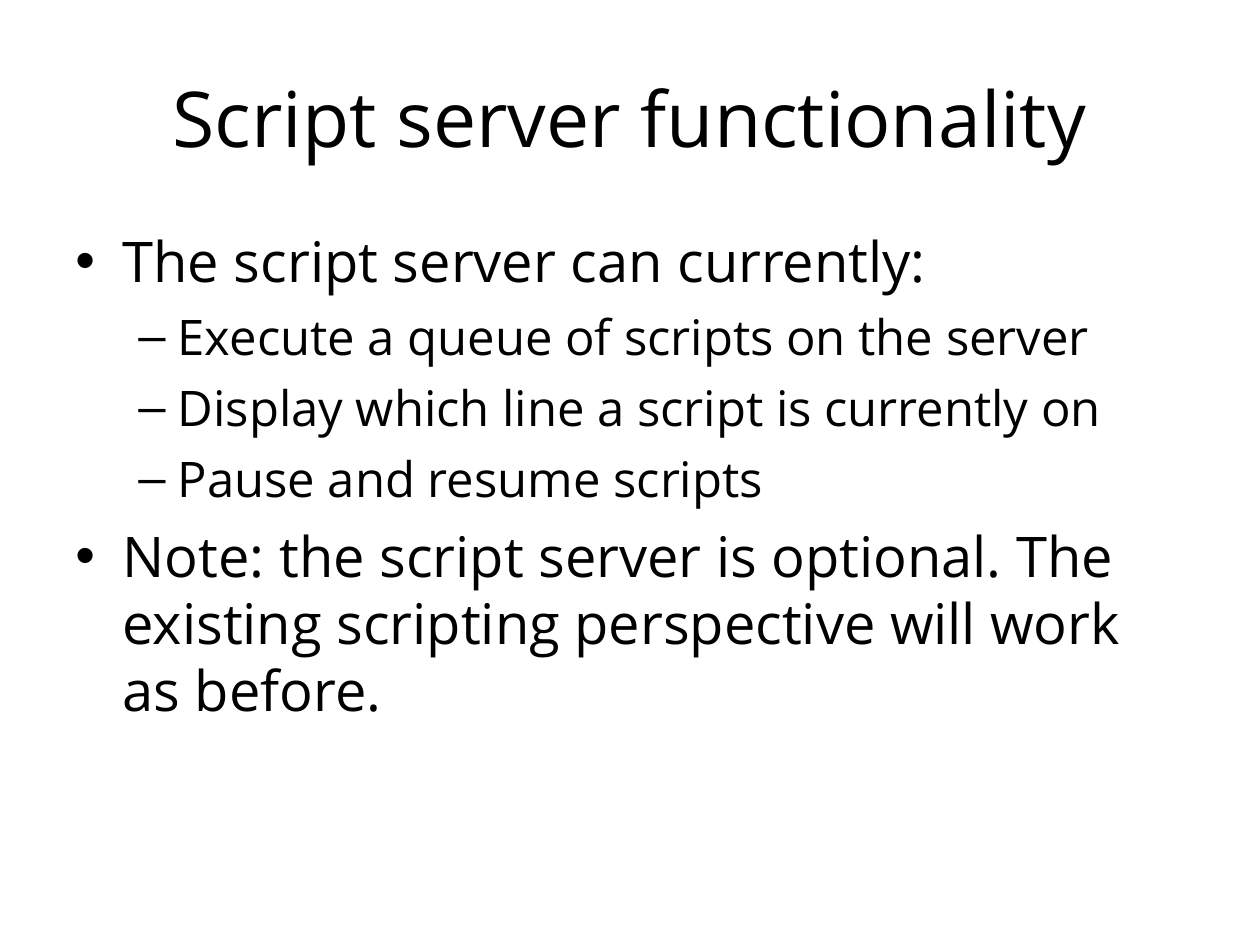
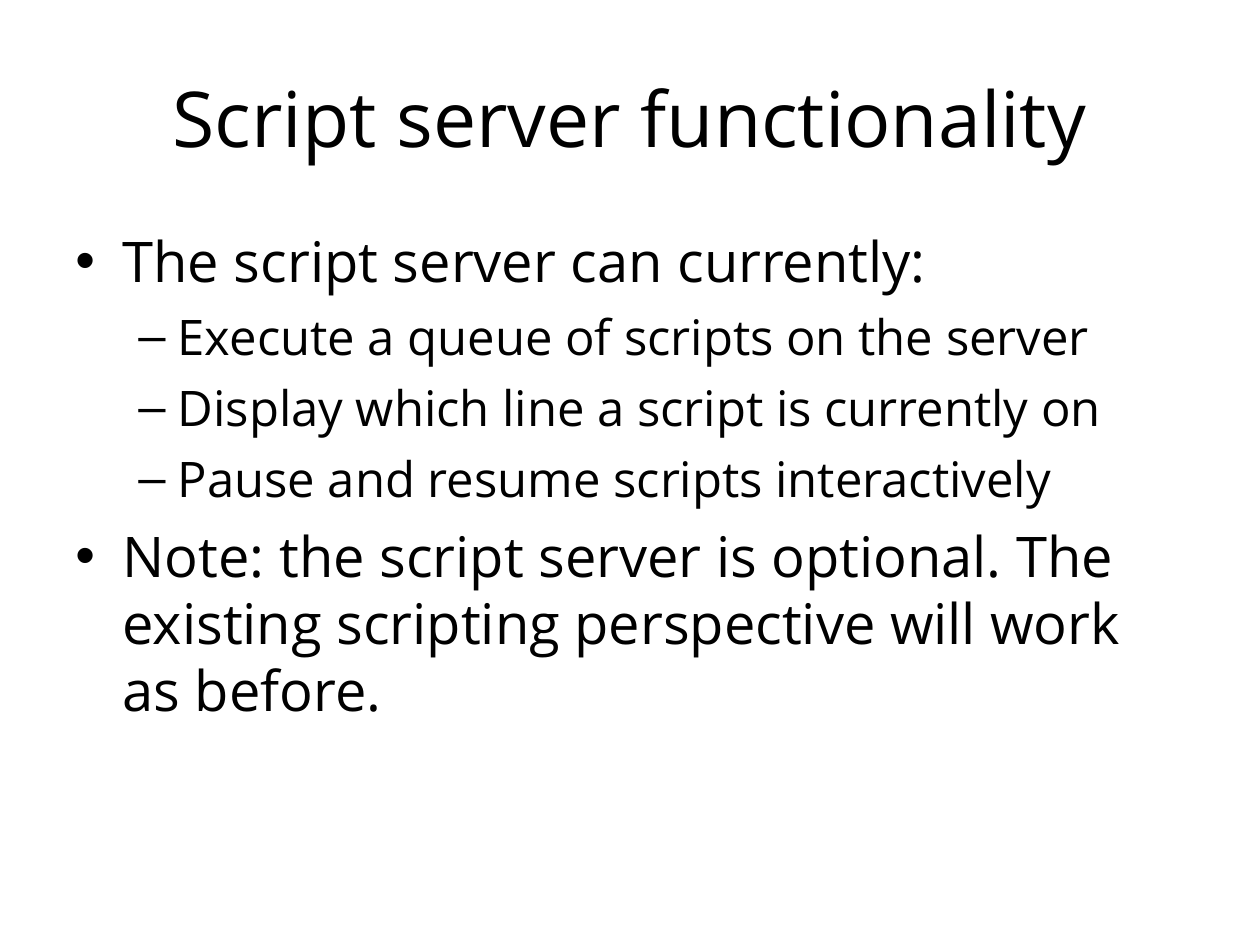
Before and after one commit to ISISComputingGroup/ibex_user_manual, a slide deck: slide 4 of nicos_changes.ppt. Drawn at 1260x945 pixels with LibreOffice and Linux fonts; fonts in the diff are those of the drawing; background and template pictures are left out. Boxes give left, top, right and bottom in pixels: in the first picture for what was removed or moved away, otherwise in the second. Text is boxed around its words. In the diff, an @@ line names an element or a change of style, - is before the commit and + after.

```diff
--- a/nicos_changes.ppt
+++ b/nicos_changes.ppt
@@ text at box(178, 459, 1051, 509): text changed @@
-  – Pause and resume scripts
+  – Pause and resume scripts interactively
```
Also in this commit, not shown: 3 other slides changed, 2 slides added, 1 slide removed, 1 other file.
